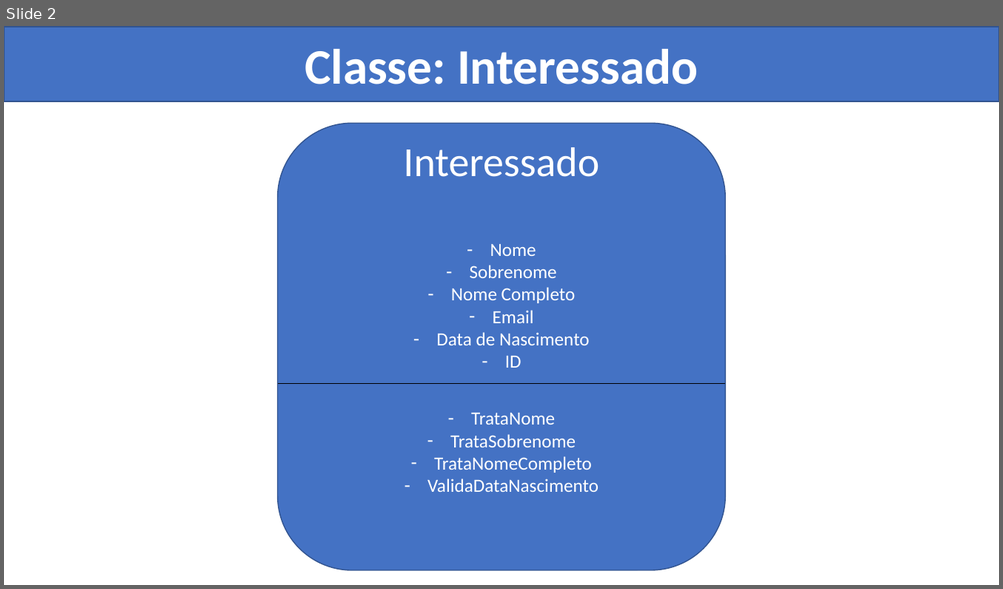
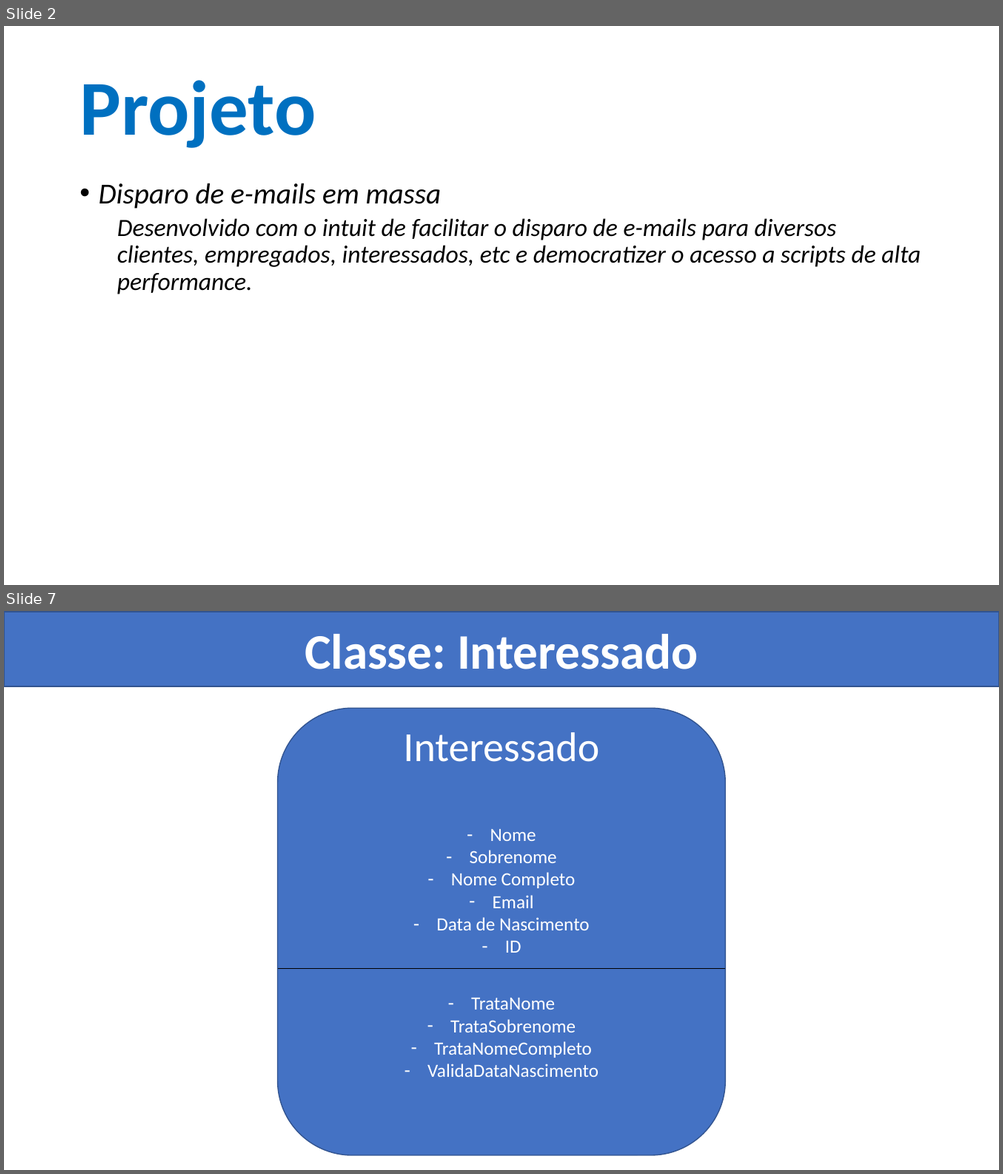
Before and after one commit to brjoaogabriel/disparador_email, a slide deck: project/Disparador de e-mails.pptx. Shown one above the other, each under a label of ours: slide 2 before the commit, slides 2 and 7 after it; the slides between them are not shown. The pictures are 1003x589 and 1003x1174 pixels, drawn with LibreOffice and Linux fonts; fonts in the diff are those of the drawing. Boxes give left, top, right and bottom in pixels: in the first picture for what was removed or moved away, otherwise in the second. Text is boxed around its words. In the diff, an @@ line names an element or a change of style, - is before the commit and + after.

```diff
--- a/project/Disparador de e-mails.pptx
+++ b/project/Disparador de e-mails.pptx
@@ slide 2 added at (4, 26, 999, 585), background #FFFFFF @@
@@ title added at (79, 80, 316, 148), 75 pt, text #0070C0, bold @@
+Projeto
@@ text added at (99, 183, 920, 295), 24 pt, text #000000, italic @@
+• Disparo de e-mails em massa
+  Desenvolvido com o intuit de facilitar o disparo de e-mails para diversos clientes, empregados, interessados, etc e democratizer o acesso a scripts de alta performance.
@@ what was slide 2 is now slide 7 @@
```
Also in this commit, not shown: 2 slides changed, 4 other slides added.
